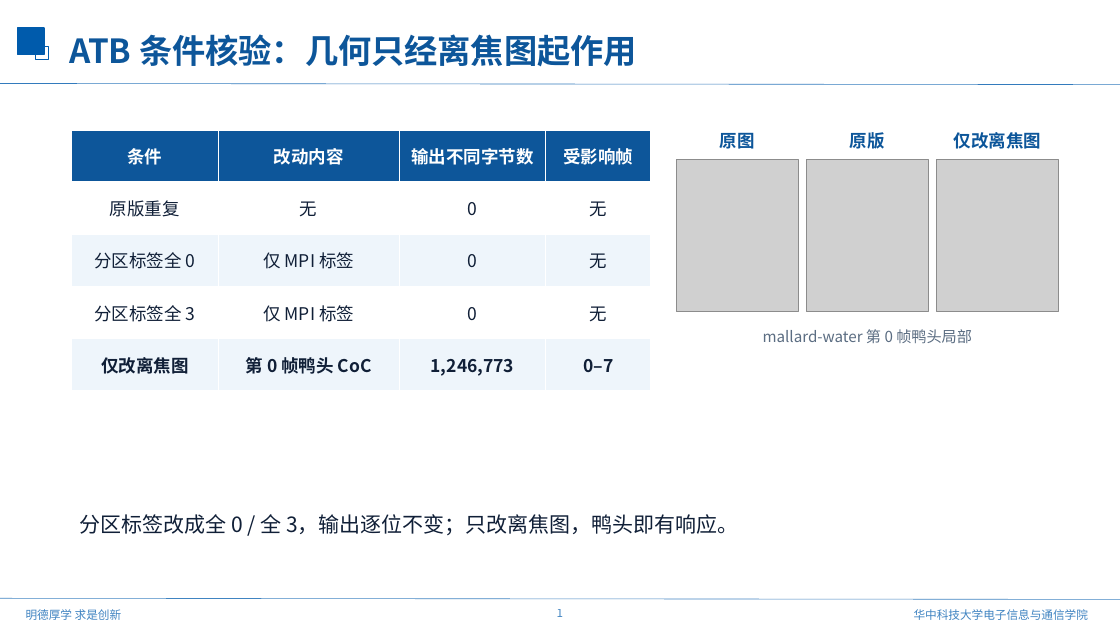
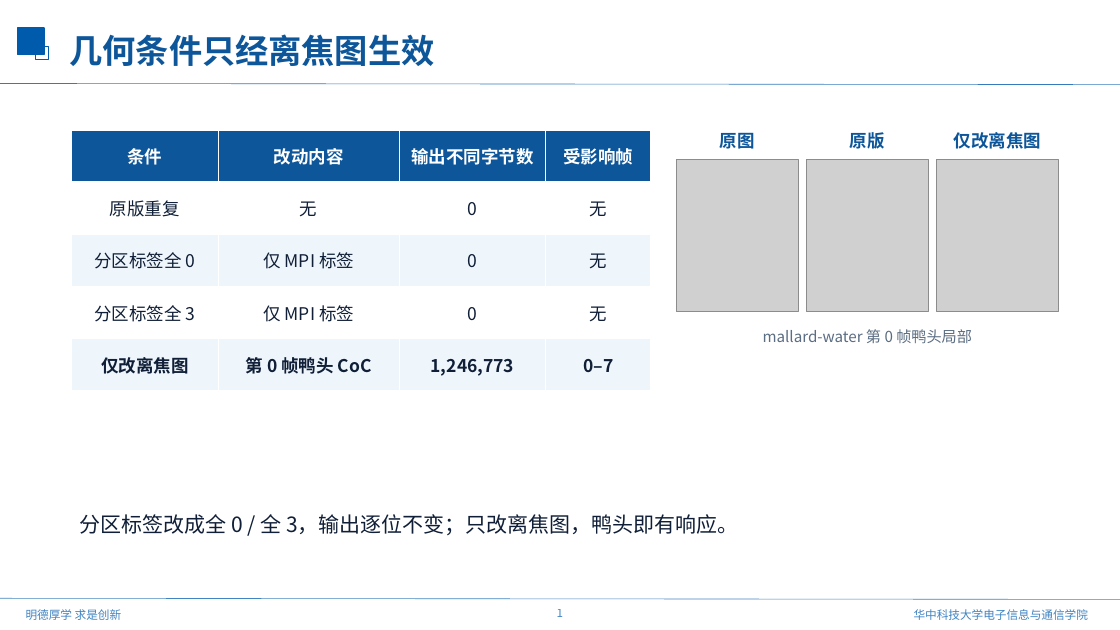
Before and after one commit to mengmcy1/OPPO-depth-guided-video-bokeh, a slide deck: slide 1 of 汇报/2026-10-23_ATB进展与FlashReFocus/FlashReFocus_论文介绍_1023.pptx. Drawn at 1120x630 pixels with LibreOffice and Linux fonts; fonts in the diff are those of the drawing; grey boxes stand for pictures; background and template pictures are left out. Boxes give left, top, right and bottom in pixels: in the first picture for what was removed or moved away, otherwise in the second. Text is boxed around its words. In the diff, an @@ line names an element or a change of style, - is before the commit and + after.

```diff
--- a/汇报/2026-10-23_ATB进展与FlashReFocus/FlashReFocus_论文介绍_1023.pptx
+++ b/汇报/2026-10-23_ATB进展与FlashReFocus/FlashReFocus_论文介绍_1023.pptx
@@ text at (70, 34, 435, 66): text changed @@
-ATB 条件核验：几何只经离焦图起作用
+几何条件只经离焦图生效
```
Also in this commit, not shown: 2 other slides changed, 1 other file.
